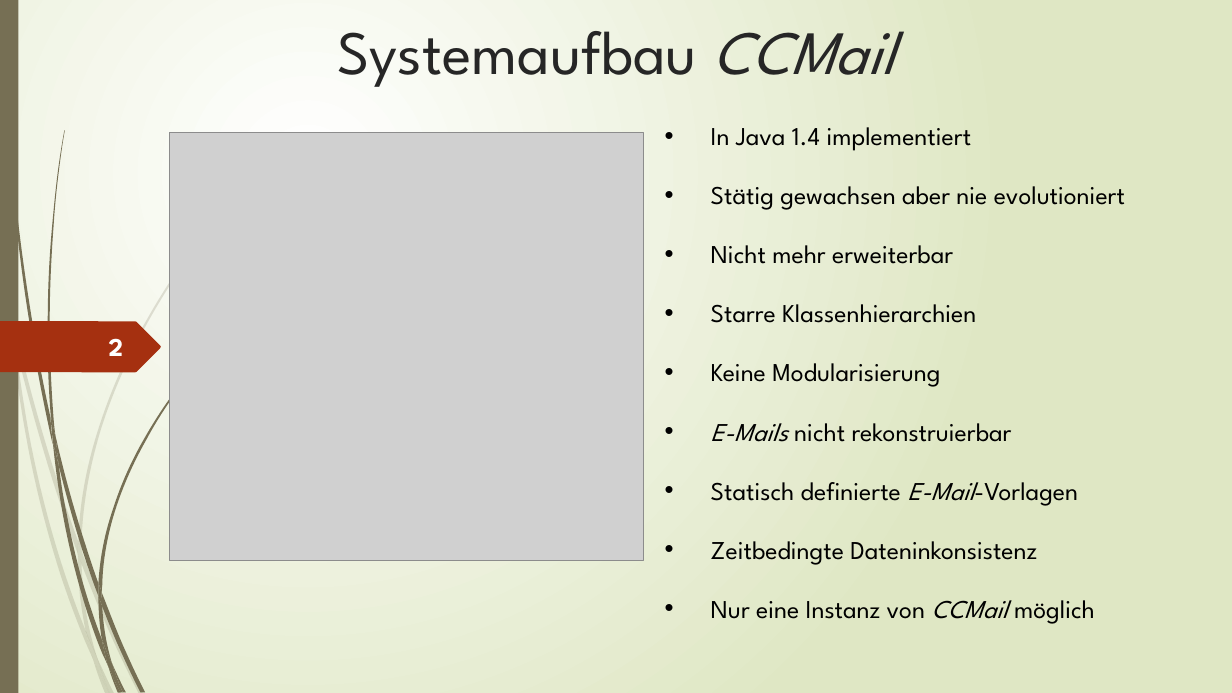
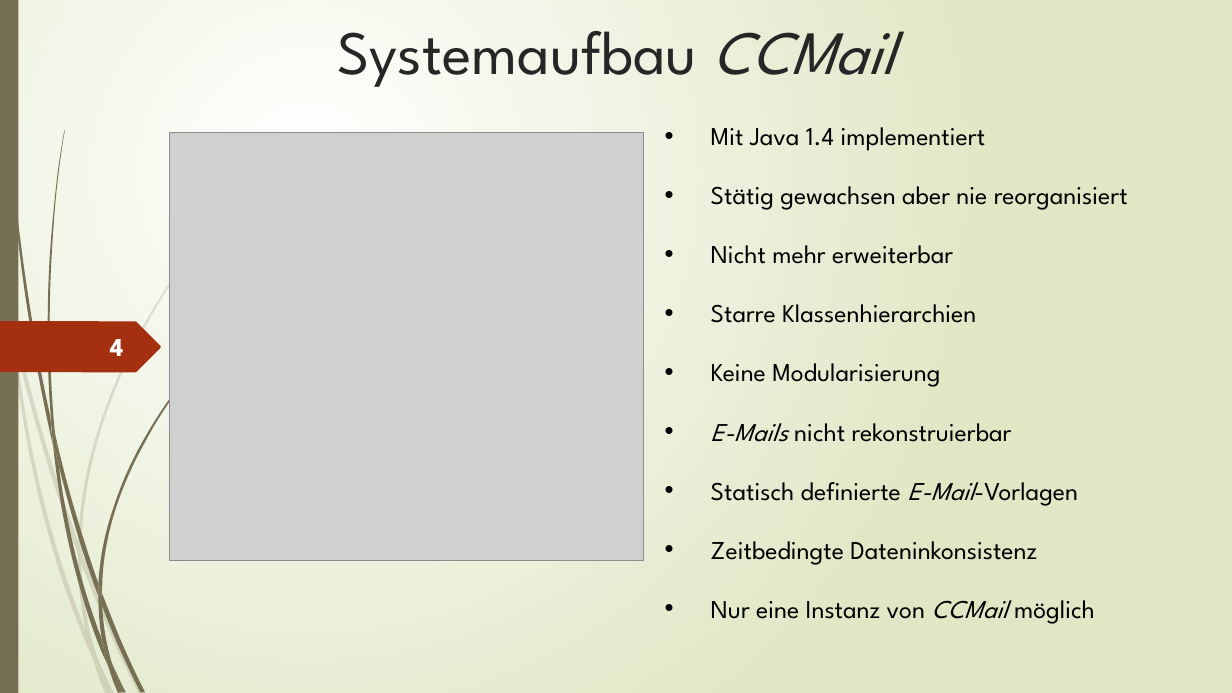
Before and after one commit to cchet/mail-service, a slide deck: slide 4 of doc/Präsentationen/Herzog_Thomas_Päsentation_part_Bachelorprüfung.pptx (slide 2 before the commit). Drawn at 1232x693 pixels with LibreOffice and Linux fonts; fonts in the diff are those of the drawing; grey boxes stand for pictures. Boxes give left, top, right and bottom in pixels: in the first picture for what was removed or moved away, otherwise in the second. Text is boxed around its words. In the diff, an @@ line names an element or a change of style, - is before the commit and + after.

```diff
--- a/doc/Präsentationen/Herzog_Thomas_Päsentation_part_Bachelorprüfung.pptx
+++ b/doc/Präsentationen/Herzog_Thomas_Päsentation_part_Bachelorprüfung.pptx
@@ text at [711,127,1128,210]: text changed @@
-• In Java 1.4 implementiert
-• Stätig gewachsen aber nie evolutioniert
+• Mit Java 1.4 implementiert
+• Stätig gewachsen aber nie reorganisiert
@@ page number at [110,339,123,356]: text changed @@
-2
+4
```
Also in this commit, not shown: 4 other slides changed, 2 slides added, 2 slides removed, 1 other file.
